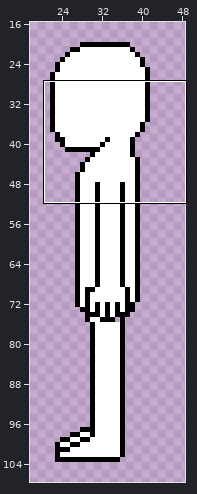
Two versions of one sprite sheet, dist/textures/character/bc-stand-7.png. The first picture is a wide view before the edit; the outline marks the close-up.
Close-up. The starting point:
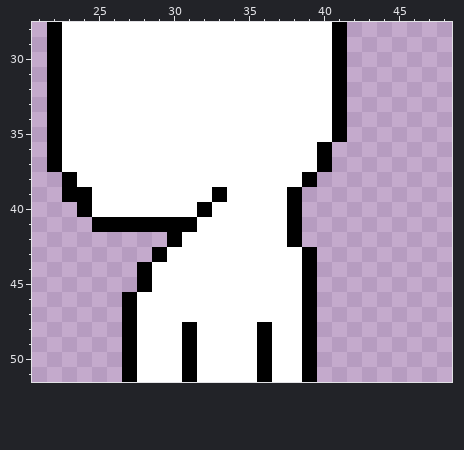
The file is 64x110 pixels. Shown: x 21..48, y 28..51. The wide view leaves out empty margins.
New version:
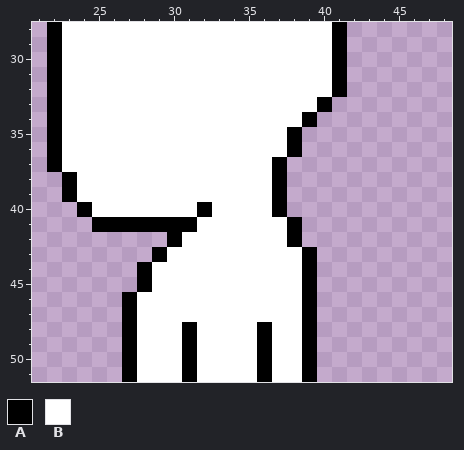
Palette (. is transparent): A #000000  B #ffffff
Change:
{"y":33,"x":40,"old":"BA","new":"A."}
{"y":34,"x":39,"old":"BBA","new":"A.."}
{"y":35,"x":38,"old":"BBBA","new":"A..."}
{"y":36,"x":38,"old":"BBA","new":"A.."}
{"y":37,"x":37,"old":"BBBA","new":"A..."}
{"y":38,"x":37,"old":"BBA","new":"A.."}
{"y":39,"x":24,"old":"A","new":"B"}
{"y":39,"x":33,"old":"A","new":"B"}
{"y":39,"x":37,"old":"BA","new":"A."}
{"y":40,"x":37,"old":"BA","new":"A."}
